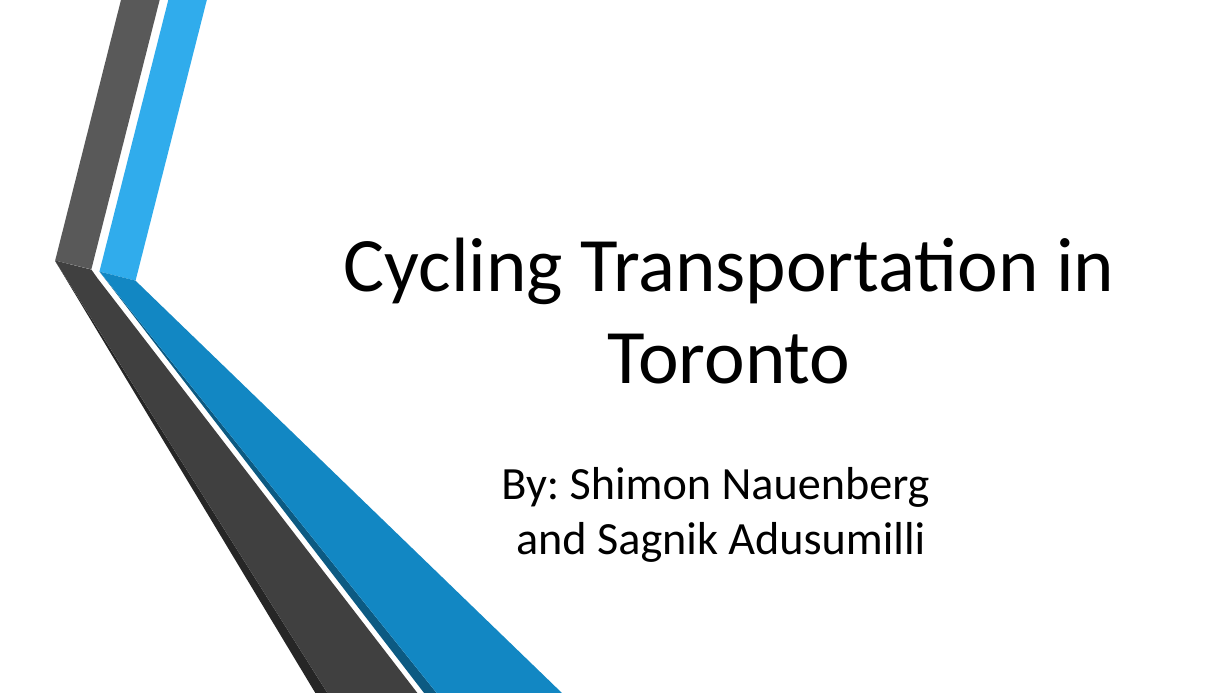
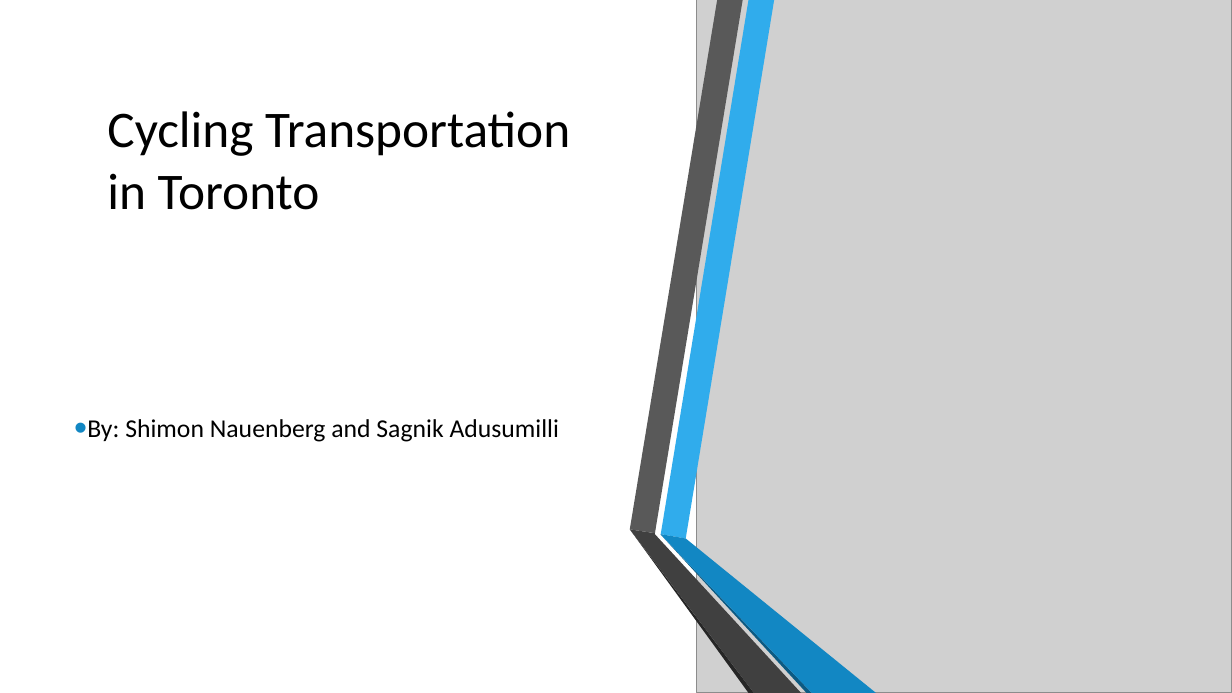
Before and after one commit to SagnikAdusumilli/CSC343-Project, a slide deck: slide 1 of Public Transport in Toronto.pptx. Drawn at 1232x693 pixels with LibreOffice and Linux fonts; fonts in the diff are those of the drawing; grey boxes stand for pictures; background and template pictures are left out. Boxes give left, top, right and bottom in pixels: in the first picture for what was removed or moved away, otherwise in the second. Text is boxed around its words. In the diff, an @@ line names an element or a change of style, - is before the commit and + after.

```diff
--- a/Public Transport in Toronto.pptx
+++ b/Public Transport in Toronto.pptx
@@ rectangle added at [0, 0, 1232, 693], fill #FFFFFF @@
@@ freeform shape added at [15, 0, 128, 533], fill #595959 @@
@@ freeform shape added at [46, 0, 160, 539], fill #30ACEC @@
@@ picture added at [697, 0, 1232, 693] @@
@@ title "Cycling Transportation in Toronto": place and size @@
-title "Cycling Transportation in Toronto" at [344, 237, 1114, 384]
+title "Cycling Transportation in Toronto" at [107, 111, 570, 210]
@@ title "Cycling Transportation in Toronto" at [107, 111, 570, 210]: size 60 to 40 pt; alignment centre to left; vertical alignment bottom to middle @@
@@ text "By: Shimon Nauenberg and Sagnik ..." at [87, 419, 559, 442]: vertical alignment top to middle @@
@@ text at [87, 419, 559, 442]: text changed; size 36 to 20 pt @@
-By: Shimon Nauenberg
-and Sagnik Adusumilli
+• By: Shimon Nauenberg and Sagnik Adusumilli
@@ freeform shape added at [46, 534, 262, 693], fill #1287C3 @@
@@ group added at [630, 0, 876, 693]: 6 freeform shapes @@
```
Also in this commit, not shown: 4 other slides changed.
